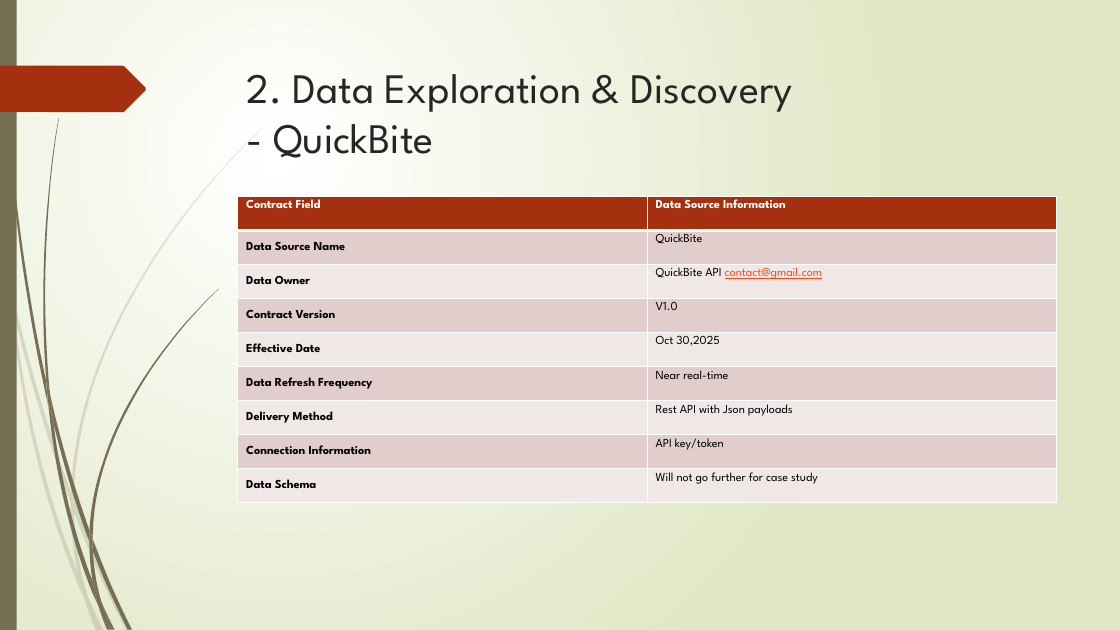
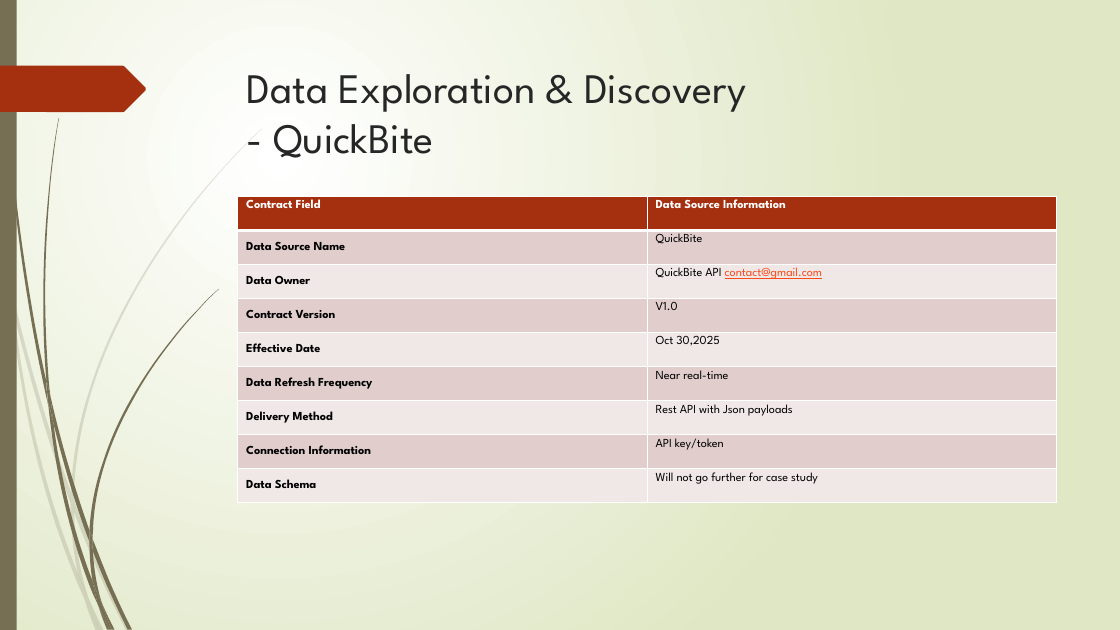
Before and after one commit to gabrielchanyk/food_insights_data_engineering, a slide deck: slide 7 of InsightEats Case Study.pptx. Drawn at 1120x630 pixels with LibreOffice and Linux fonts; fonts in the diff are those of the drawing. Boxes give left, top, right and bottom in pixels: in the first picture for what was removed or moved away, otherwise in the second. Text is boxed around its words. In the diff, an @@ line names an element or a change of style, - is before the commit and + after.

```diff
--- a/InsightEats Case Study.pptx
+++ b/InsightEats Case Study.pptx
@@ title at (247, 74, 746, 158): text changed @@
-2. Data Exploration & Discovery
-- QuickBite
+Data Exploration & Discovery
+- QuickBite
```
Also in this commit, not shown: 15 other slides changed, 19 slides added, 1 slide removed, 6 other files.
